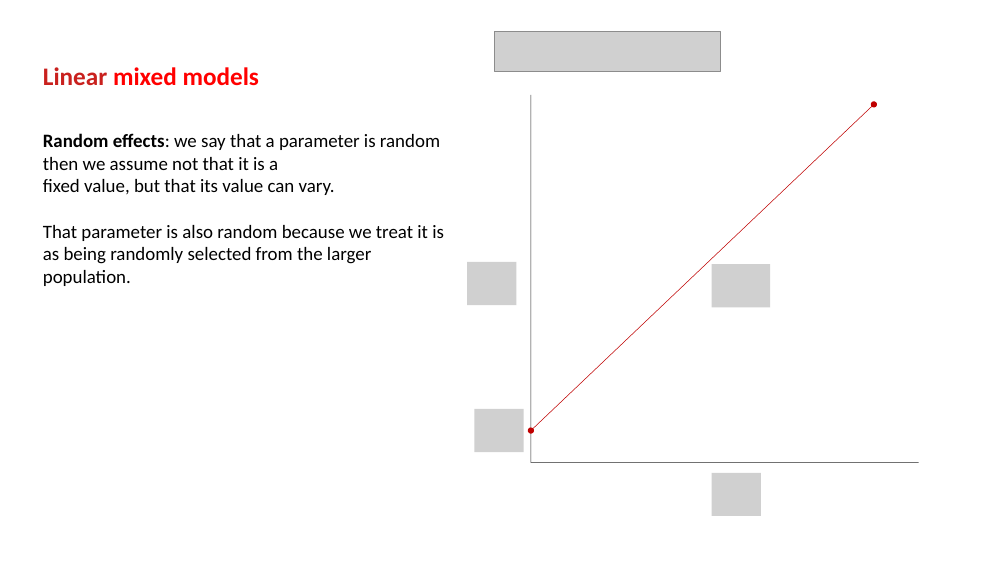
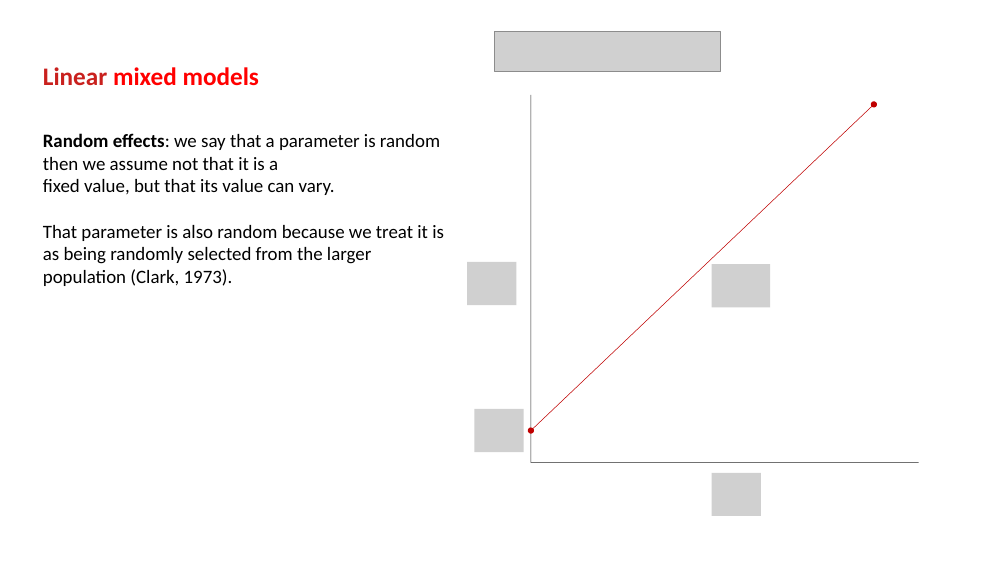
Before and after one commit to FPupillo/LMM_workshop, a slide deck: slide 20 of PPT_LMM.odp (slide 19 before the commit). Drawn at 1008x567 pixels with LibreOffice and Linux fonts; fonts in the diff are those of the drawing; grey boxes stand for pictures. Boxes give left, top, right and bottom in pixels: in the first picture for what was removed or moved away, otherwise in the second. Text is boxed around its words. In the diff, an @@ line names an element or a change of style, - is before the commit and + after.

```diff
--- a/PPT_LMM.odp
+++ b/PPT_LMM.odp
@@ text at box(43, 225, 444, 286): text changed @@
-That parameter is also random because we treat it is as being randomly selected from the larger population.
+That parameter is also random because we treat it is as being randomly selected from the larger population (Clark, 1973).
```
Also in this commit, not shown: 26 other slides changed, 23 slides added, 1 slide removed, 6 other files.
